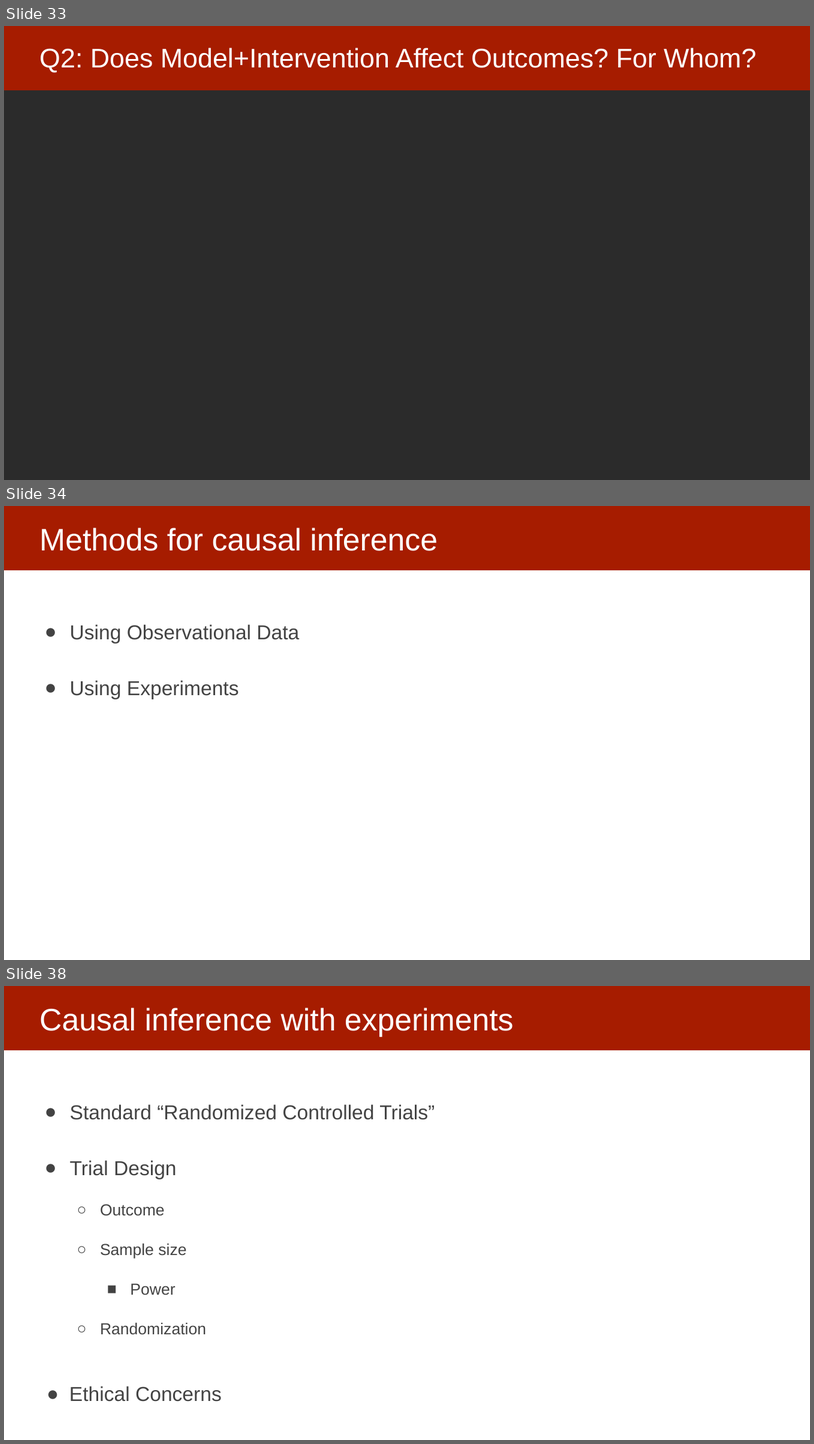
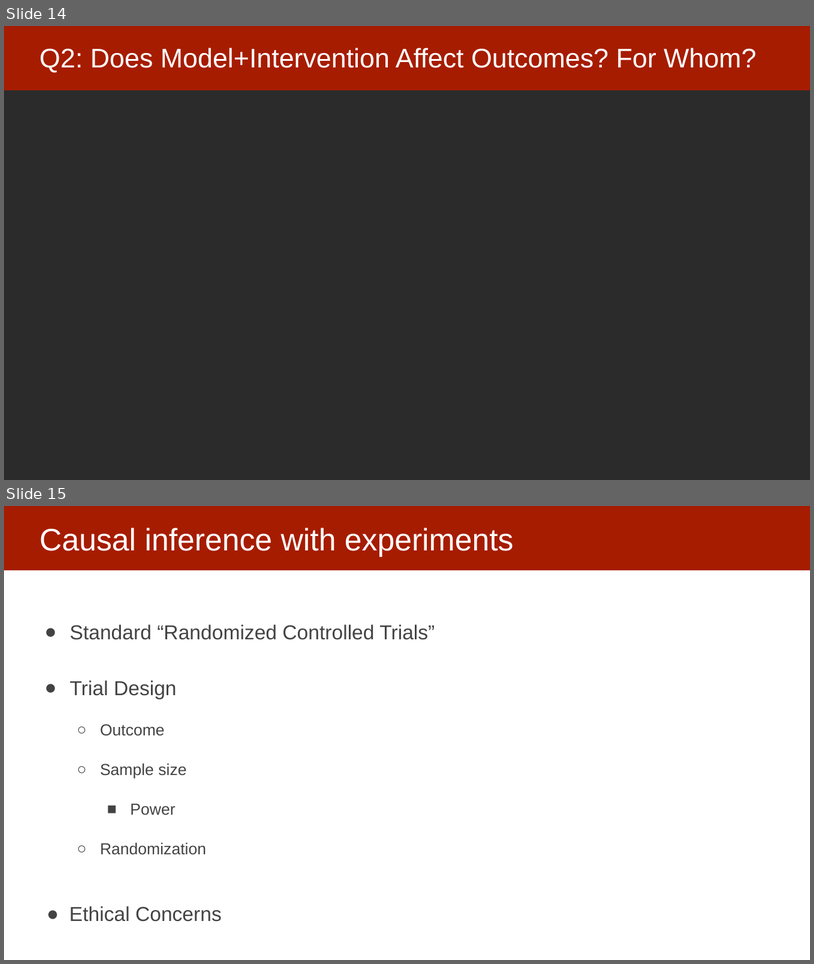
Before and after one commit to dssg/MLinPractice, a slide deck: Lectures/Lecture20-FieldValidation.pptx. Shown one above the other, each under a label of ours: slides 33, 34 and 38 before the commit, slides 14 and 15 after it; the slides between them are not shown. The pictures are 814x1444 and 814x964 pixels, drawn with LibreOffice and Linux fonts; fonts in the diff are those of the drawing; background and template pictures are left out; a plain dark background stands for a picture behind light text. Boxes give left, top, right and bottom in pixels: in the first picture for what was removed or moved away, otherwise in the second. Text is boxed around its words. In the diff, an @@ line names an element or a change of style, - is before the commit and + after.

```diff
--- a/Lectures/Lecture20-FieldValidation.pptx
+++ b/Lectures/Lecture20-FieldValidation.pptx
@@ slide 34 removed at [4,506,810,960], background #FFFFFF; not listed: 1 template element that a slide beside it also shows @@
@@ title removed at [39,528,438,551] @@
-Methods for causal inference
@@ text removed at [70,624,299,699] @@
-● Using Observational Data
-● Using Experiments
@@ what was slide 33 is now slide 14 @@
@@ what was slide 38 is now slide 15 @@
```
Also in this commit, not shown: 25 other slides removed.
